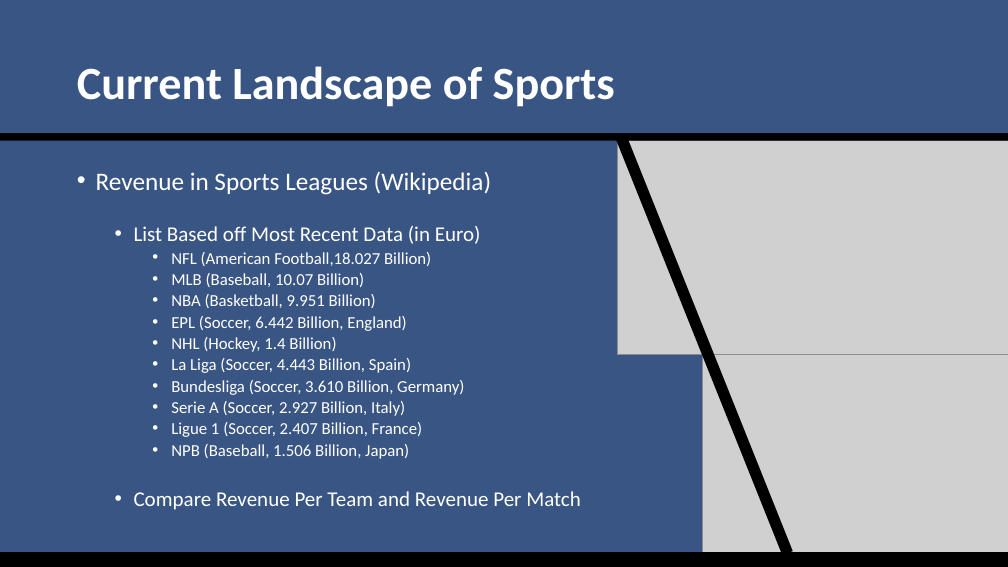
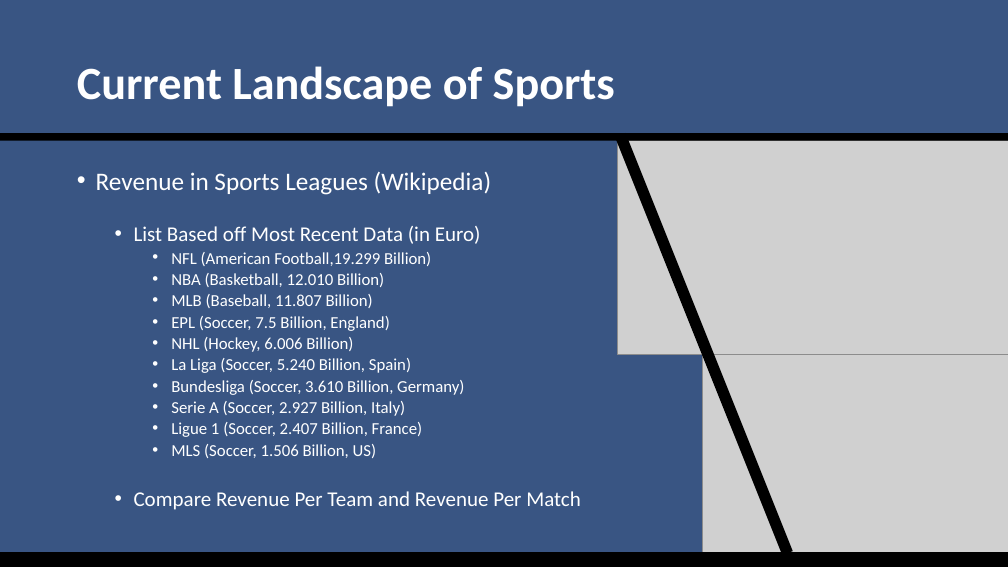
Before and after one commit to SuperMarioGiacomazzo/STOR538_WEBSITE, a slide deck: slide 16 of Slides/Sports Analytics 1/Sports_Analytics_1_Lecture.pptx. Drawn at 1008x567 pixels with LibreOffice and Linux fonts; fonts in the diff are those of the drawing; grey boxes stand for pictures. Boxes give left, top, right and bottom in pixels: in the first picture for what was removed or moved away, otherwise in the second. Text is boxed around its words. In the diff, an @@ line names an element or a change of style, - is before the commit and + after.

```diff
--- a/Slides/Sports Analytics 1/Sports_Analytics_1_Lecture.pptx
+++ b/Slides/Sports Analytics 1/Sports_Analytics_1_Lecture.pptx
@@ text at (x1=171, y1=252, x2=431, y2=373): text changed @@
-    • NFL (American Football,18.027 Billion)
-    • MLB (Baseball, 10.07 Billion)
-    • NBA (Basketball, 9.951 Billion)
-    • EPL (Soccer, 6.442 Billion, England)
-    • NHL (Hockey, 1.4 Billion)
-    • La Liga (Soccer, 4.443 Billion, Spain)
+    • NFL (American Football,19.299 Billion)
+    • NBA (Basketball, 12.010 Billion)
+    • MLB (Baseball, 11.807 Billion)
+    • EPL (Soccer, 7.5 Billion, England)
+    • NHL (Hockey, 6.006 Billion)
+    • La Liga (Soccer, 5.240 Billion, Spain)
@@ text at (x1=171, y1=444, x2=377, y2=458): text changed @@
-    • NPB (Baseball, 1.506 Billion, Japan)
+    • MLS (Soccer, 1.506 Billion, US)
```
Also in this commit, not shown: 6 other slides changed, 8 other files.
